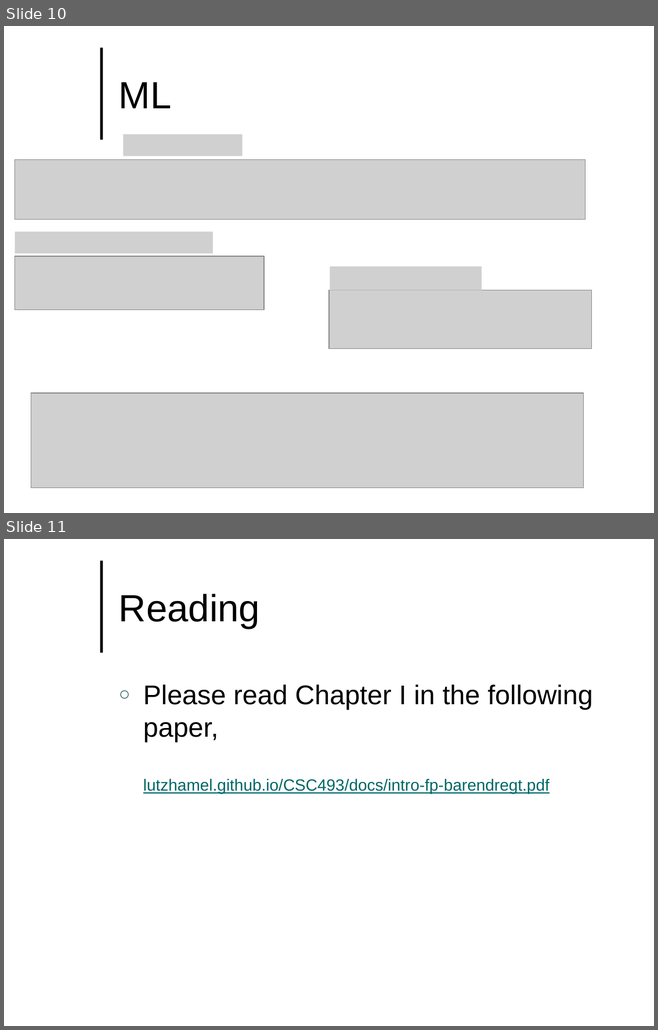
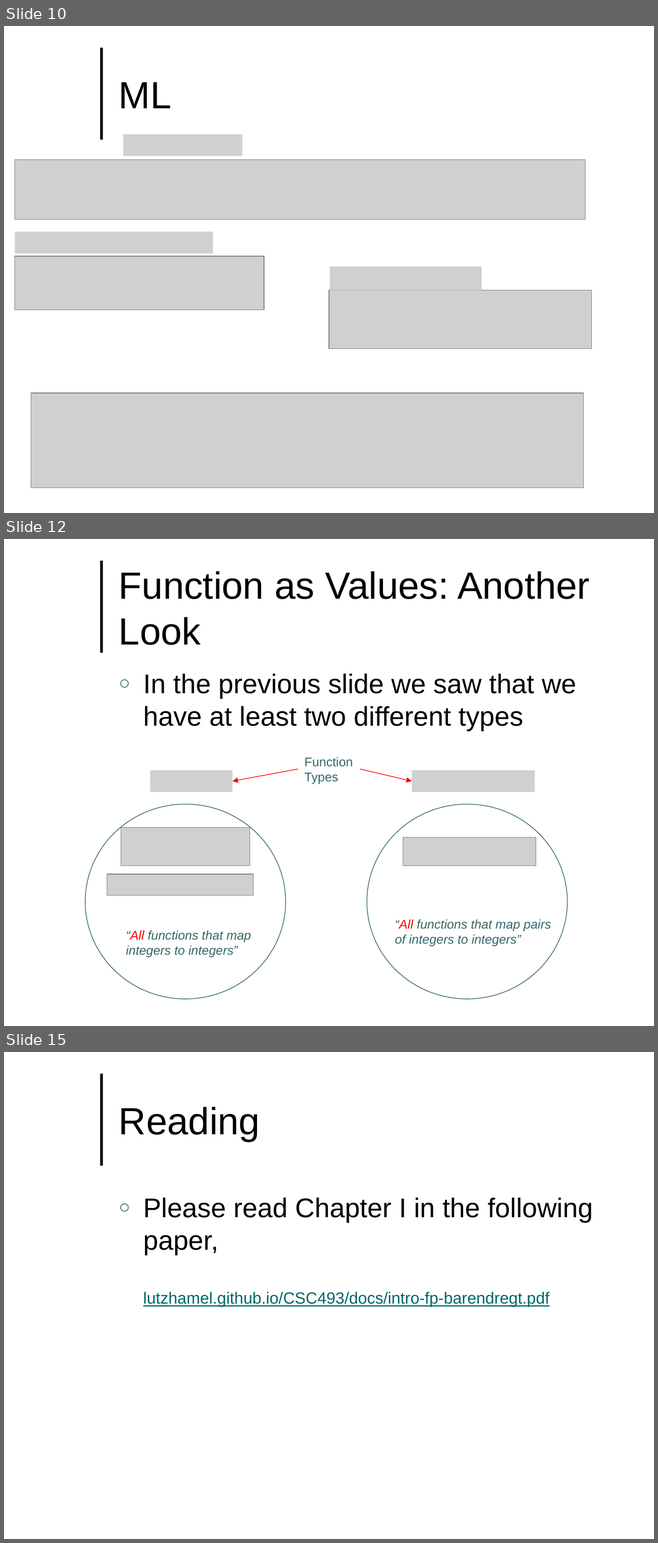
Before and after one commit to lutzhamel/CSC493, a slide deck: notes/csc493-ln010.pptx. Shown one above the other, each under a label of ours: slides 10 and 11 before the commit, slides 10, 12 and 15 after it; the slides between them are not shown. The pictures are 658x1030 and 658x1543 pixels, drawn with LibreOffice and Linux fonts; fonts in the diff are those of the drawing; grey boxes stand for pictures; background and template pictures are left out. Boxes give left, top, right and bottom in pixels: in the first picture for what was removed or moved away, otherwise in the second. Text is boxed around its words. In the diff, an @@ line names an element or a change of style, - is before the commit and + after.

```diff
--- a/notes/csc493-ln010.pptx
+++ b/notes/csc493-ln010.pptx
@@ slide 12 added at <box>4,539,654,1026</box>, background #FFFFFF; not listed: 1 template element that a slide beside it also shows @@
@@ title added at <box>119,571,590,645</box>, 42 pt, text #000000 @@
+Function as Values: Another Look
@@ text added at <box>143,674,576,732</box>, 30 pt, text #000000 @@
+○ In the previous slide we saw that we have at least two different types
@@ text added at <box>304,757,353,784</box>, 14 pt, text #336666 @@
+Function
+Types
@@ picture added at <box>150,770,233,792</box> @@
@@ arrow added from (297, 769) to (233, 781), #FF0000 0.75 pt @@
@@ arrow added from (360, 769) to (411, 781), #FF0000 0.75 pt @@
@@ picture added at <box>411,770,534,792</box> @@
@@ ellipse added at <box>85,804,285,999</box>, outline #336666 0.75 pt @@
@@ ellipse added at <box>366,804,567,999</box>, outline #336666 0.75 pt @@
@@ picture added at <box>121,827,249,866</box> @@
@@ picture added at <box>403,838,535,866</box> @@
@@ picture added at <box>107,874,253,895</box> @@
@@ text added at <box>395,919,550,947</box>, 14 pt, text #336666, italic @@
+“All functions that map pairs
+of integers to integers”
@@ text added at <box>126,931,250,958</box>, 14 pt, text #336666, italic @@
+“All functions that map
+integers to integers”
@@ what was slide 11 is now slide 15 @@
```
Also in this commit, not shown: 3 other slides added, 1 other file.
